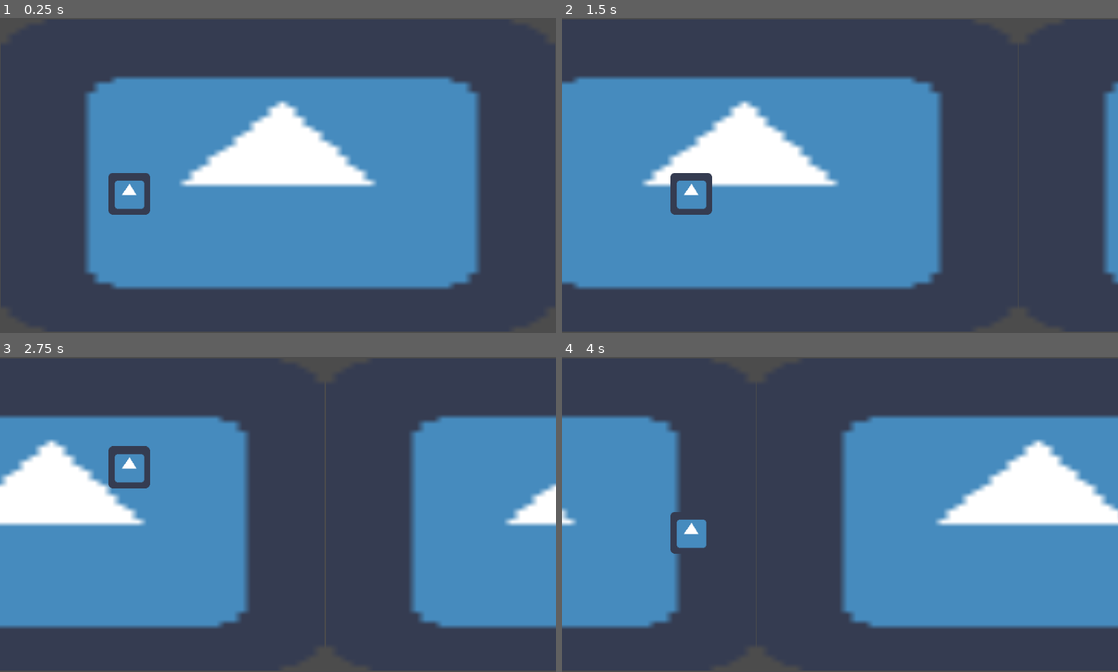
Above: before the commit, frames 1-4 (two rows, left to right).
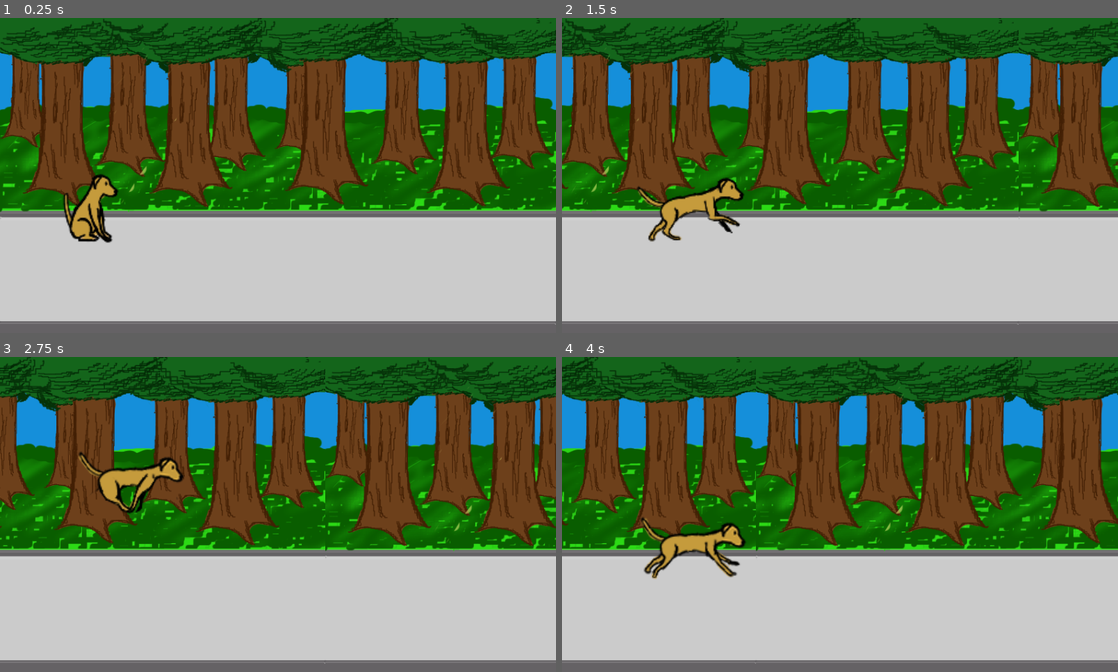
Above: after the commit, the same moments.

Repository: arthurnog/carameloProject
Game: Godot game, scene res://src/scene/GAME.tscn
Same seed, same stepped clock (60 frames per second), same inputs: the game is played once before the commit and once after it. The engine's default icon, where the game draws it, is replaced by a stand-in: a white triangle on a blue panel in a dark square.
Inputs (mouse positions are in pixels of both pictures, inside the frame that each line leads up to):
- Up to frame 1 (0.25 s): no input
- Up to frame 2 (1.5 s): move the mouse to (962, 159) at 0.52 s; press the mouse at (962, 159) at 0.53 s; move the mouse to (728, 191) at 1.27 s; release the mouse at (728, 191) at 1.28 s; click (728, 191) at 1.35 s
- Up to frame 3 (2.75 s): move the mouse to (333, 445) at 2.02 s; press the mouse at (333, 445) at 2.03 s
- Up to frame 4 (4 s): move the mouse to (812, 577) at 2.77 s; release the mouse at (812, 577) at 2.78 s; click (812, 577) at 2.85 s; move the mouse to (1006, 561) at 3.52 s; press the mouse at (1006, 561) at 3.53 s

The runs differ from the first frame. In frame 1, 100% of the frame differs, in the area x 0-100%, y 0-100%; in frame 2, 100%; in frame 3, 100%; in frame 4, 100%.

Commit message:
animações, cenário e itens adicionados

Diff:
--- a/src/scene/GAME.tscn
+++ b/src/scene/GAME.tscn
@@ -18,7 +18,8 @@
 position = Vector2( -239.439, 281.817 )
 
 [node name="dog" parent="." instance=ExtResource( 1 )]
-position = Vector2( 197.06, 317.839 )
+position = Vector2( 198.647, 378.16 )
+scale = Vector2( 1.2, 1.2 )
 
 [node name="itens" type="Node" parent="."]
 script = ExtResource( 7 )
@@ -31,17 +32,17 @@
 
 [node name="TimerO" type="Timer" parent="obstaculos"]
 wait_time = 6.0
+[connection signal="START" from="." to="obstaculos" method="_on_GAME_START"]
+[connection signal="START" from="." to="itens" method="_on_GAME_START"]
+[connection signal="START" from="." to="cenario" method="_on_GAME_START"]
+[connection signal="START" from="." to="dogMal" method="_on_GAME_START"]
 [connection signal="START" from="." to="dog" method="_on_GAME_START"]
-[connection signal="START" from="." to="dogMal" method="_on_GAME_START"]
-[connection signal="START" from="." to="cenario" method="_on_GAME_START"]
-[connection signal="START" from="." to="itens" method="_on_GAME_START"]
-[connection signal="START" from="." to="obstaculos" method="_on_GAME_START"]
+[connection signal="cool" from="dogMal" to="obstaculos" method="_on_dogMal_cool"]
+[connection signal="cool" from="dogMal" to="cenario" method="_on_dogMal_cool"]
 [connection signal="cool" from="dogMal" to="dog" method="_on_dogMal_cool"]
-[connection signal="cool" from="dogMal" to="cenario" method="_on_dogMal_cool"]
-[connection signal="cool" from="dogMal" to="obstaculos" method="_on_dogMal_cool"]
+[connection signal="fear" from="dogMal" to="obstaculos" method="_on_dogMal_fear"]
+[connection signal="fear" from="dogMal" to="cenario" method="_on_dogMal_fear"]
 [connection signal="fear" from="dogMal" to="dog" method="_on_dogMal_fear"]
-[connection signal="fear" from="dogMal" to="cenario" method="_on_dogMal_fear"]
-[connection signal="fear" from="dogMal" to="obstaculos" method="_on_dogMal_fear"]
 [connection signal="dead" from="dog" to="." method="_on_dog_dead"]
 [connection signal="win" from="dog" to="." method="_on_dog_win"]
 [connection signal="timeout" from="itens/TimerI" to="itens" method="_on_TimerI_timeout"]
--- a/src/scene/cenario.tscn
+++ b/src/scene/cenario.tscn
@@ -1,6 +1,6 @@
 [gd_scene load_steps=4 format=2]
 
-[ext_resource path="res://icon.png" type="Texture" id=1]
+[ext_resource path="res://src/sprites/cenario.png" type="Texture" id=1]
 [ext_resource path="res://src/script/cenario.gd" type="Script" id=2]
 
 [sub_resource type="SpriteFrames" id=1]
@@ -15,7 +15,6 @@
 
 [node name="AnimatedSprite" type="AnimatedSprite" parent="."]
 position = Vector2( -424, 240 )
-scale = Vector2( 13.2279, 7.44881 )
 frames = SubResource( 1 )
 script = ExtResource( 2 )
 
@@ -26,7 +25,6 @@
 
 [node name="AnimatedSprite2" type="AnimatedSprite" parent="."]
 position = Vector2( 424, 240 )
-scale = Vector2( 13.2279, 7.44881 )
 frames = SubResource( 1 )
 script = ExtResource( 2 )
 
@@ -37,7 +35,6 @@
 
 [node name="AnimatedSprite3" type="AnimatedSprite" parent="."]
 position = Vector2( 1272, 240 )
-scale = Vector2( 13.2279, 7.44881 )
 frames = SubResource( 1 )
 script = ExtResource( 2 )
 
--- a/src/scene/dog.tscn
+++ b/src/scene/dog.tscn
@@ -1,33 +1,38 @@
-[gd_scene load_steps=6 format=2]
+[gd_scene load_steps=16 format=2]
 
-[ext_resource path="res://icon.png" type="Texture" id=1]
+[ext_resource path="res://src/sprites/dog_idle_0.png" type="Texture" id=1]
 [ext_resource path="res://src/script/dog.gd" type="Script" id=2]
+[ext_resource path="res://src/sprites/dog_idle_1.png" type="Texture" id=3]
+[ext_resource path="res://src/sprites/dog_fear_2.png" type="Texture" id=4]
+[ext_resource path="res://src/sprites/dog_fear_1.png" type="Texture" id=5]
+[ext_resource path="res://src/sprites/dog_run_1.png" type="Texture" id=6]
+[ext_resource path="res://src/sprites/dog_idle_2.png" type="Texture" id=7]
+[ext_resource path="res://src/sprites/dog_run_3.png" type="Texture" id=8]
+[ext_resource path="res://src/sprites/dog_run_2.png" type="Texture" id=9]
+[ext_resource path="res://src/sprites/dog_fear_3.png" type="Texture" id=10]
+[ext_resource path="res://src/sprites/dog_fear_0.png" type="Texture" id=11]
+[ext_resource path="res://src/sprites/dog_run_0.png" type="Texture" id=12]
 
 [sub_resource type="SpriteFrames" id=1]
 animations = [ {
-"frames": [  ],
+"frames": [ ExtResource( 1 ), ExtResource( 3 ), ExtResource( 7 ), ExtResource( 3 ), ExtResource( 1 ) ],
 "loop": true,
 "name": "idle",
 "speed": 5.0
 }, {
-"frames": [  ],
+"frames": [ ExtResource( 11 ), ExtResource( 5 ), ExtResource( 4 ), ExtResource( 10 ) ],
 "loop": true,
 "name": "fear",
 "speed": 5.0
 }, {
-"frames": [  ],
-"loop": true,
-"name": "die",
-"speed": 5.0
-}, {
-"frames": [ ExtResource( 1 ) ],
+"frames": [ ExtResource( 12 ), ExtResource( 6 ), ExtResource( 9 ), ExtResource( 8 ) ],
 "loop": true,
 "name": "run",
 "speed": 5.0
 } ]
 
 [sub_resource type="RectangleShape2D" id=2]
-extents = Vector2( 33.6014, 33.363 )
+extents = Vector2( 33.6014, 22.7322 )
 
 [sub_resource type="RectangleShape2D" id=3]
 extents = Vector2( 36.0526, 18.2269 )
@@ -35,17 +40,23 @@
 [node name="dog" type="Node2D" groups=[
 "dog",
 ]]
+position = Vector2( 0, 118.366 )
 script = ExtResource( 2 )
 
 [node name="AnimatedSprite" type="AnimatedSprite" parent="."]
+scale = Vector2( 1.5, 1.5 )
 frames = SubResource( 1 )
 animation = "run"
+frame = 1
+playing = true
 offset = Vector2( 0, -50 )
 
 [node name="Area2D" type="Area2D" parent="."]
 position = Vector2( 0, -50 )
+scale = Vector2( 1.5, 1.5 )
 
 [node name="CollisionShape2D" type="CollisionShape2D" parent="Area2D"]
+position = Vector2( 0, -12.3333 )
 shape = SubResource( 2 )
 
 [node name="Area2D2" type="Area2D" parent="."]
--- a/src/scene/dogMal.tscn
+++ b/src/scene/dogMal.tscn
@@ -1,11 +1,14 @@
-[gd_scene load_steps=4 format=2]
+[gd_scene load_steps=7 format=2]
 
-[ext_resource path="res://icon.png" type="Texture" id=1]
+[ext_resource path="res://src/sprites/BADdog_run_3.png" type="Texture" id=1]
 [ext_resource path="res://src/script/dogMal.gd" type="Script" id=2]
+[ext_resource path="res://src/sprites/BADdog_run_1.png" type="Texture" id=3]
+[ext_resource path="res://src/sprites/BADdog_run_0.png" type="Texture" id=4]
+[ext_resource path="res://src/sprites/BADdog_run_2.png" type="Texture" id=5]
 
 [sub_resource type="SpriteFrames" id=1]
 animations = [ {
-"frames": [ ExtResource( 1 ) ],
+"frames": [ ExtResource( 4 ), ExtResource( 3 ), ExtResource( 5 ), ExtResource( 1 ) ],
 "loop": true,
 "name": "run",
 "speed": 5.0
@@ -15,10 +18,12 @@
 script = ExtResource( 2 )
 
 [node name="AnimatedSprite" type="AnimatedSprite" parent="."]
-position = Vector2( -1.52588e-05, -1.05947 )
-scale = Vector2( 2.25811, 2.35744 )
+position = Vector2( -74.9154, -1.05947 )
+scale = Vector2( 1.8, 1.8 )
 frames = SubResource( 1 )
 animation = "run"
+frame = 2
+playing = true
 
 [node name="Timer0" type="Timer" parent="."]
 one_shot = true
--- a/src/scene/item.tscn
+++ b/src/scene/item.tscn
@@ -1,18 +1,21 @@
-[gd_scene load_steps=5 format=2]
+[gd_scene load_steps=8 format=2]
 
-[ext_resource path="res://icon.png" type="Texture" id=1]
+[ext_resource path="res://src/sprites/iten2.png" type="Texture" id=1]
 [ext_resource path="res://src/script/item.gd" type="Script" id=2]
+[ext_resource path="res://src/sprites/iten3.png" type="Texture" id=3]
+[ext_resource path="res://src/sprites/iten0.png" type="Texture" id=4]
+[ext_resource path="res://src/sprites/iten1.png" type="Texture" id=5]
 
 [sub_resource type="SpriteFrames" id=1]
 animations = [ {
-"frames": [ ExtResource( 1 ) ],
+"frames": [ ExtResource( 4 ), ExtResource( 5 ), ExtResource( 1 ), ExtResource( 3 ) ],
 "loop": true,
 "name": "default",
 "speed": 5.0
 } ]
 
 [sub_resource type="RectangleShape2D" id=2]
-extents = Vector2( 42.63, 38.5159 )
+extents = Vector2( 37.093, 34.153 )
 
 [node name="item" type="KinematicBody2D" groups=[
 "item",
@@ -22,7 +25,6 @@
 
 [node name="AnimatedSprite" type="AnimatedSprite" parent="."]
 position = Vector2( 1.98426, 1.90735e-06 )
-scale = Vector2( 1.13642, 1.17362 )
 frames = SubResource( 1 )
 
 [node name="CollisionShape2D" type="CollisionShape2D" parent="."]
--- a/src/scene/obs0.tscn
+++ b/src/scene/obs0.tscn
@@ -1,10 +1,21 @@
-[gd_scene load_steps=4 format=2]
+[gd_scene load_steps=8 format=2]
 
-[ext_resource path="res://icon.png" type="Texture" id=1]
+[ext_resource path="res://src/sprites/obs0.png" type="Texture" id=1]
 [ext_resource path="res://src/script/obstacle.gd" type="Script" id=2]
+[ext_resource path="res://src/sprites/obs1.png" type="Texture" id=3]
+[ext_resource path="res://src/sprites/obs2.png" type="Texture" id=4]
+[ext_resource path="res://src/sprites/obs3.png" type="Texture" id=5]
 
-[sub_resource type="RectangleShape2D" id=1]
-extents = Vector2( 33.3248, 32.5762 )
+[sub_resource type="SpriteFrames" id=1]
+animations = [ {
+"frames": [ ExtResource( 1 ), ExtResource( 3 ), ExtResource( 4 ), ExtResource( 5 ) ],
+"loop": true,
+"name": "default",
+"speed": 0.0
+} ]
+
+[sub_resource type="RectangleShape2D" id=2]
+extents = Vector2( 33.3248, 34.2742 )
 
 [node name="obs0" type="KinematicBody2D" groups=[
 "obstacle",
@@ -12,15 +23,15 @@
 position = Vector2( 1000, 297.635 )
 script = ExtResource( 2 )
 
-[node name="Sprite" type="Sprite" parent="."]
+[node name="Sprite" type="AnimatedSprite" parent="."]
 position = Vector2( 1.18921, 7.62939e-06 )
-scale = Vector2( 1, 0.516885 )
-texture = ExtResource( 1 )
+scale = Vector2( 2, 2 )
+frames = SubResource( 1 )
 
 [node name="CollisionShape2D" type="CollisionShape2D" parent="."]
 position = Vector2( 1.18921, 7.62939e-06 )
-scale = Vector2( 1, 0.516885 )
-shape = SubResource( 1 )
+scale = Vector2( 2, 2 )
+shape = SubResource( 2 )
 
 [node name="VisibilityNotifier2D" type="VisibilityNotifier2D" parent="."]
 [connection signal="screen_exited" from="VisibilityNotifier2D" to="." method="_on_VisibilityNotifier2D_screen_exited"]
--- a/src/script/cenario.gd
+++ b/src/script/cenario.gd
@@ -12,7 +12,7 @@
 func _on_VisibilityNotifier2D_screen_exited():
 	#o cenário é composto de 3 imagens que se repetem e quando uma imagem sai
 	#do palco ela volta pro começo
-	position.x = 424*4.7
+	position.x = 424*5
 
 func _process(delta):
 	position.x += vel*delta
--- a/src/script/dog.gd
+++ b/src/script/dog.gd
@@ -12,6 +12,7 @@
 
 
 func _ready():
+	$AnimatedSprite.play("idle")
 	pass # Replace with function body.
 
 
@@ -49,6 +50,7 @@
 	#animação dog de boa
 	$Tween.interpolate_property(self, "position:x", position.x, position.x-200, 2, Tween.TRANS_EXPO, Tween.EASE_IN)
 	$Tween.start()
+	$AnimatedSprite.play("run")
 	pass # Replace with function body.
 
 
@@ -56,6 +58,7 @@
 	#doguinho vai para frente com medo (animação medo)
 	$Tween.interpolate_property(self, "position:x", position.x, position.x+200, 1, Tween.TRANS_EXPO, Tween.EASE_IN)
 	$Tween.start()
+	$AnimatedSprite.play("fear")
 	pass # Replace with function body.
 
 
--- a/src/script/item.gd
+++ b/src/script/item.gd
@@ -5,7 +5,9 @@
 export (int) var vely = 40
 
 func _ready():
-	pass # Replace with function body.
+	randomize()
+	var i = randi()%4
+	$AnimatedSprite.frame = i
 
 func _physics_process(delta):
 	#Item sem move em um movimento oscilatório
--- a/src/script/obsSpawn.gd
+++ b/src/script/obsSpawn.gd
@@ -13,11 +13,7 @@
 func spawn():
 	#os obstaculos são criados de maneira aleatória
 	var obs
-	randomize()
-	if randi()%2:
-		obs = obs1.instance()
-	else:
-		obs = obs0.instance()
+	obs = obs0.instance()
 	if flag:
 		obs.fast()
 	else:
--- a/src/script/obstacle.gd
+++ b/src/script/obstacle.gd
@@ -4,6 +4,11 @@
 #devem ter a mesma velocidade
 
 export (int) var  vel = -160
+
+func _ready():
+	randomize()
+	var i = randi()%4
+	$Sprite.frame = i
 
 func _process(delta):
 	move_and_slide(Vector2(vel,0))
Binary file added: src/sprites/BADdog_run_0.png
Not shown, added: src/sprites/BADdog_run_0.png.import
Binary file added: src/sprites/BADdog_run_1.png
Not shown, added: src/sprites/BADdog_run_1.png.import
Binary file added: src/sprites/BADdog_run_2.png
Not shown, added: src/sprites/BADdog_run_2.png.import
Binary file added: src/sprites/BADdog_run_3.png
Not shown, added: src/sprites/BADdog_run_3.png.import
Binary file added: src/sprites/cenario.png
Not shown, added: src/sprites/cenario.png.import
Binary file added: src/sprites/dog_fear_0.png
Not shown, added: src/sprites/dog_fear_0.png.import
(and 39 more such lines)
